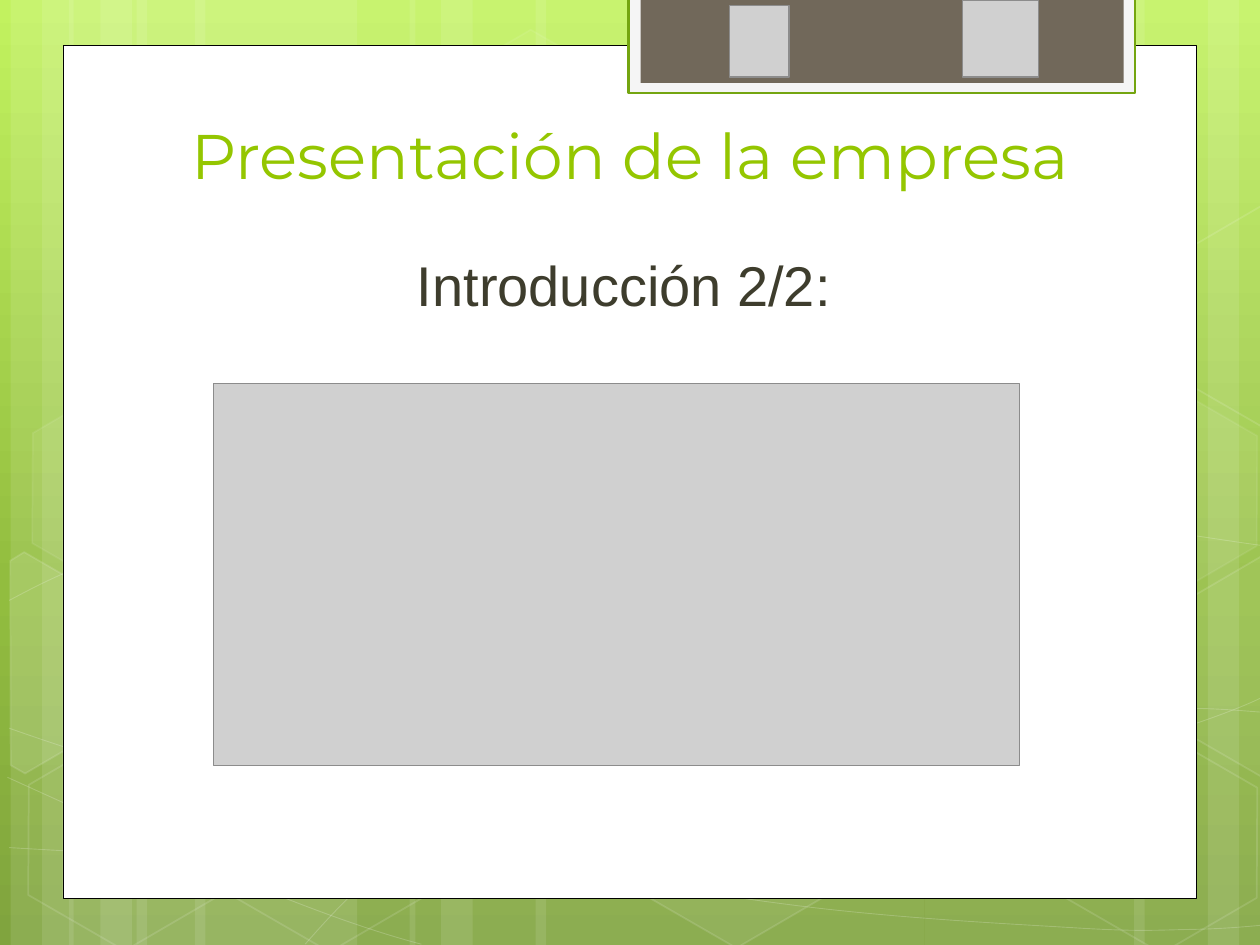
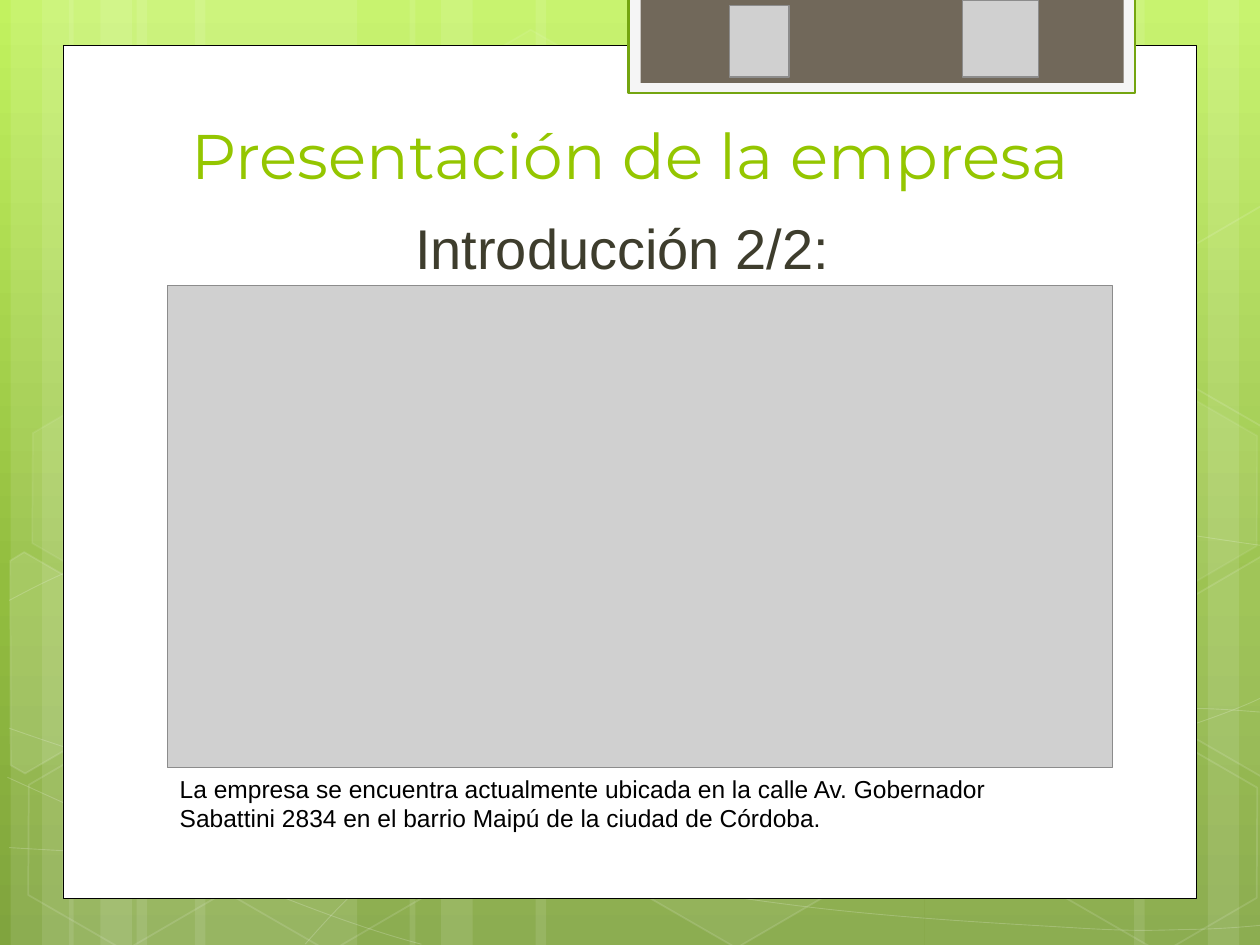
Before and after one commit to ptissera/habilitacion-profesional-2012-4k4, a slide deck: slide 6 of Documentacion/Informe Preliminar/Presentacion Informe Preliminar.pptx. Drawn at 1260x945 pixels with LibreOffice and Linux fonts; fonts in the diff are those of the drawing; grey boxes stand for pictures. Boxes give left, top, right and bottom in pixels: in the first picture for what was removed or moved away, otherwise in the second. Text is boxed around its words. In the diff, an @@ line names an element or a change of style, - is before the commit and + after.

```diff
--- a/Documentacion/Informe Preliminar/Presentacion Informe Preliminar.pptx
+++ b/Documentacion/Informe Preliminar/Presentacion Informe Preliminar.pptx
@@ text "Introducción 2/2:": place and size @@
-text "Introducción 2/2:" at [417,264,830,307]
+text "Introducción 2/2:" at [415,227,829,270]
@@ picture: place and size @@
-picture at [213,383,1019,765]
+picture at [168,286,1113,769]
@@ text added at [180,780,985,832], 14 pt, text #000000 @@
+La empresa se encuentra actualmente ubicada en la calle Av. Gobernador Sabattini 2834 en el barrio Maipú de la ciudad de Córdoba.
```
Also in this commit, not shown: 2 other slides changed.
